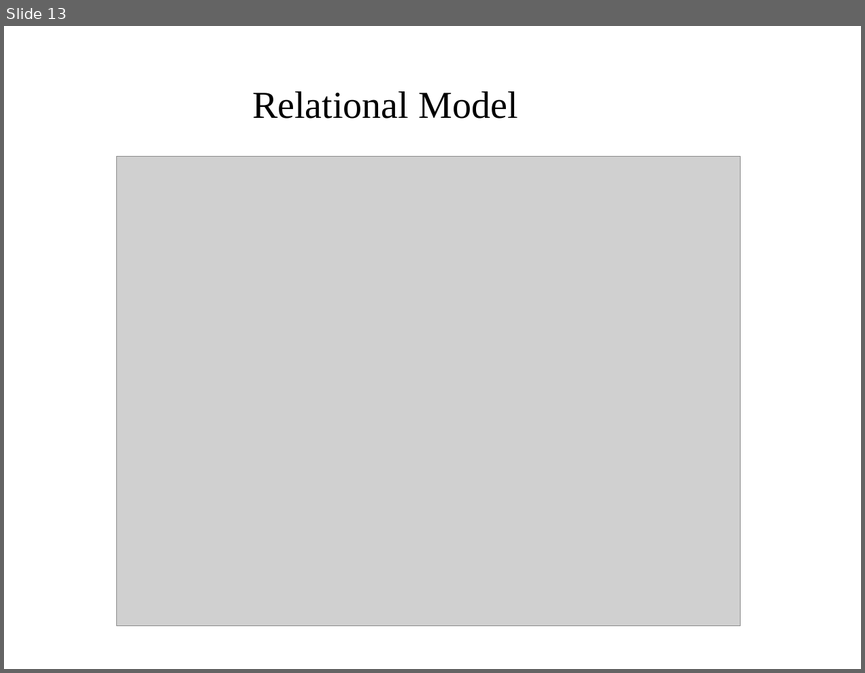
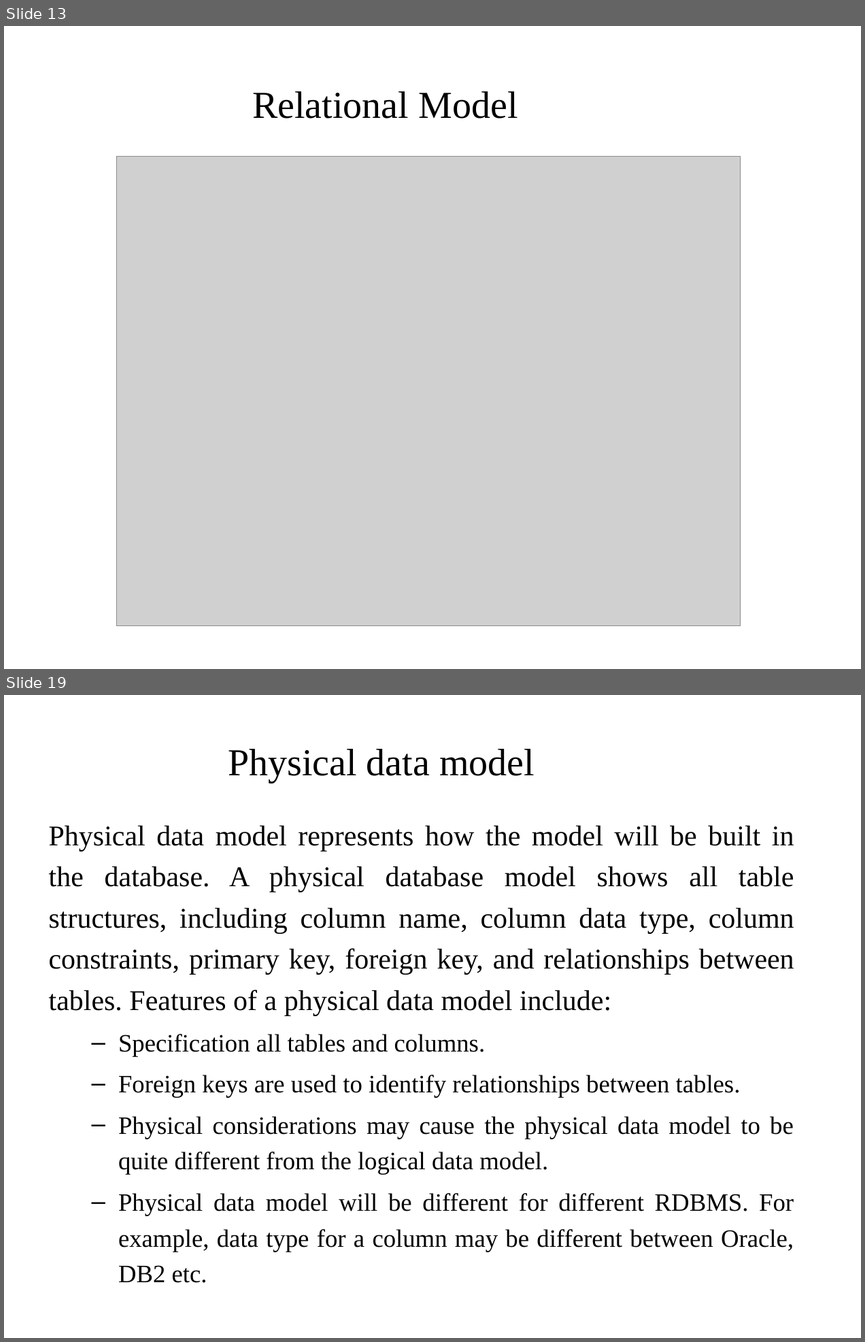
Before and after one commit to pankajfri/Training-Materials, a slide deck: Database Technologies/Session1.pptx. Shown one above the other, each under a label of ours: slide 13 before the commit, slides 13 and 19 after it; the slides between them are not shown. The pictures are 865x673 and 865x1342 pixels, drawn with LibreOffice and Linux fonts; fonts in the diff are those of the drawing; grey boxes stand for pictures; background and template pictures are left out. Boxes give left, top, right and bottom in pixels: in the first picture for what was removed or moved away, otherwise in the second. Text is boxed around its words. In the diff, an @@ line names an element or a change of style, - is before the commit and + after.

```diff
--- a/Database Technologies/Session1.pptx
+++ b/Database Technologies/Session1.pptx
@@ slide 19 added at (4, 695, 861, 1338), background #FFFFFF @@
@@ title added at (228, 749, 534, 782), 32 pt, text #000000 @@
+Physical data model
@@ text added at (49, 826, 794, 1283), 21 pt, text #000000 @@
+Physical data model represents how the model will be built in the database. A physical database model shows all table structures, including column name, column data type, column constraints, primary key, foreign key, and relationships between tables. Features of a physical data model include:
+  – Specification all tables and columns.
+  – Foreign keys are used to identify relationships between tables.
+  – Physical considerations may cause the physical data model to be quite different from the logical data model.
+  – Physical data model will be different for different RDBMS. For example, data type for a column may be different between Oracle, DB2 etc.
```
Also in this commit, not shown: 2 slides changed, 6 other slides added, 5 other files.
